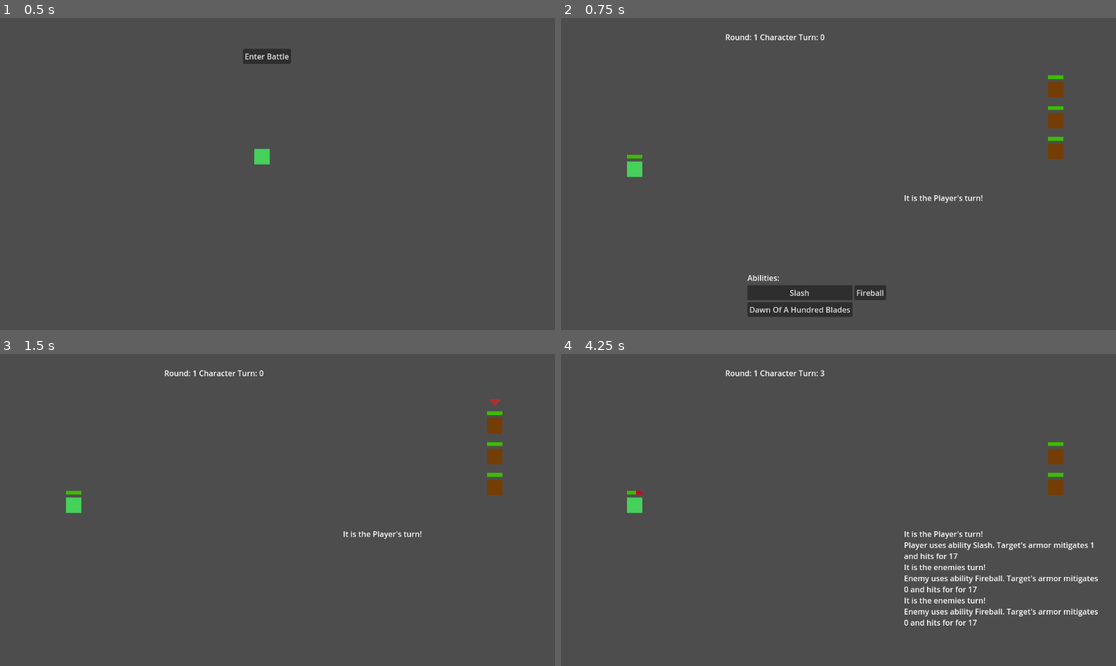
Above: before the commit, frames 1-4 (two rows, left to right).
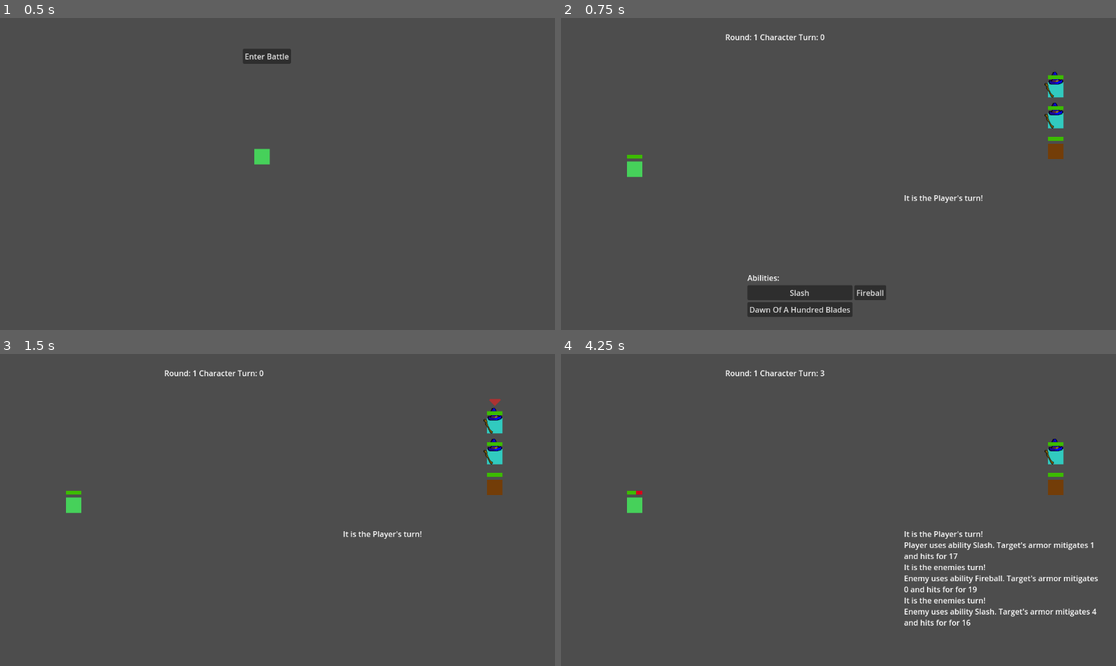
Above: after the commit, the same moments.

Repository: wildbeard/rpg
Game: Godot game, scene res://Scenes/SceneSwitcher.tscn
Same seed, same stepped clock (60 frames per second), same inputs: the game is played once before the commit and once after it.
Inputs (mouse positions are in pixels of both pictures, inside the frame that each line leads up to):
- Up to frame 1 (0.5 s): no input
- Up to frame 2 (0.75 s): click "Enter Battle" at 0.5 s
- Up to frame 3 (1.5 s): click "Slash" at 1.25 s
- Up to frame 4 (4.25 s): tap Enter (ui_accept) at 2, 2.27, 2.75, 3.02, 3.5 s; move the mouse to (960, 494) at 2.02 s; hold D (move_right) 2.03-2.78 s; click (960, 494) at 2.17 s; move the mouse to (727, 525) at 2.77 s; hold S (move_down) 2.78-3.53 s; move the mouse to (894, 441) at 3.52 s; hold D (move_right) from 3.53 s (still down)

Frame 1 is identical in both runs. In frame 2, 0.4% of the frame differs, in the area x 87-91%, y 17-36%; in frame 3, 0.4%; in frame 4, 0.6%, in the area x 61-97%, y 27-88%.

Commit message:
50:50 chance to spawn a goblin wizard

Diff:
--- a/Resources/Armor.gd
+++ b/Resources/Armor.gd
@@ -23,6 +23,5 @@
 func getDamageReduction(physical: bool = true) -> float:
 	var armorVal: float = float(self.physicalDefense if physical else self.magicalDefense)
 	var weight: float = self._getItemDefenseWeight()
-	var mit: float = armorVal / (armorVal + weight)
 
 	return (armorVal / (armorVal + self._getItemDefenseWeight()))
--- /dev/null
+++ b/Resources/Inventory/Goblin_Wizard_Noob.tres
@@ -0,0 +1,36 @@
+[gd_resource type="Resource" script_class="InventoryData" load_steps=9 format=3 uid="uid://ds7e4t6fhrjvl"]
+
+[ext_resource type="Script" path="res://Resources/Inventory/InventoryData.gd" id="1_0ha4g"]
+[ext_resource type="Resource" uid="uid://b8y1vmaqna65t" path="res://Resources/Items/LeatherBody.tres" id="1_m74fg"]
+[ext_resource type="Script" path="res://Resources/Inventory/SlotData.gd" id="2_3joab"]
+[ext_resource type="Resource" uid="uid://svqhom1qdjwv" path="res://Resources/Items/MagicHat.tres" id="3_h6c4x"]
+[ext_resource type="Resource" uid="uid://bmnek7q747xsb" path="res://Resources/Items/BasicStaff.tres" id="4_cboqx"]
+
+[sub_resource type="Resource" id="Resource_c4wq3"]
+script = ExtResource("2_3joab")
+item = ExtResource("1_m74fg")
+quantity = 1
+
+[sub_resource type="Resource" id="Resource_75nbd"]
+script = ExtResource("2_3joab")
+item = ExtResource("3_h6c4x")
+quantity = 1
+
+[sub_resource type="Resource" id="Resource_386fq"]
+script = ExtResource("2_3joab")
+item = ExtResource("4_cboqx")
+quantity = 1
+
+[resource]
+script = ExtResource("1_0ha4g")
+data = Array[ExtResource("2_3joab")]([])
+equipment = {
+"boot": null,
+"chest": SubResource("Resource_c4wq3"),
+"hand": null,
+"head": SubResource("Resource_75nbd"),
+"leg": null,
+"mainHand": SubResource("Resource_386fq"),
+"neck": null,
+"offHand": null
+}
--- /dev/null
+++ b/Resources/Inventory/TestEnemyInv.tres
@@ -0,0 +1,24 @@
+[gd_resource type="Resource" script_class="InventoryData" load_steps=5 format=3 uid="uid://unt6uy7b08aa"]
+
+[ext_resource type="Resource" uid="uid://dn5q4t8w1tqop" path="res://Resources/Items/Sword.tres" id="1_5b56p"]
+[ext_resource type="Script" path="res://Resources/Inventory/InventoryData.gd" id="1_pugp1"]
+[ext_resource type="Script" path="res://Resources/Inventory/SlotData.gd" id="2_vudjo"]
+
+[sub_resource type="Resource" id="Resource_xroij"]
+script = ExtResource("2_vudjo")
+item = ExtResource("1_5b56p")
+quantity = 1
+
+[resource]
+script = ExtResource("1_pugp1")
+data = Array[ExtResource("2_vudjo")]([])
+equipment = {
+"boot": null,
+"chest": null,
+"hand": null,
+"head": null,
+"leg": null,
+"mainHand": SubResource("Resource_xroij"),
+"neck": null,
+"offHand": null
+}
--- /dev/null
+++ b/Resources/Items/BasicStaff.tres
@@ -0,0 +1,25 @@
+[gd_resource type="Resource" script_class="Weapon" load_steps=3 format=3 uid="uid://bmnek7q747xsb"]
+
+[ext_resource type="Script" path="res://Resources/Weapon.gd" id="1_8vo71"]
+[ext_resource type="Texture2D" uid="uid://bi8gln0j7vq4n" path="res://Assets/basic-staff.png" id="2_wiit8"]
+
+[resource]
+script = ExtResource("1_8vo71")
+physicalDamage = 2
+magicalDamage = 10
+statModifiers = {
+"dexterity": 0,
+"intelligence": 6,
+"speed": 0,
+"strength": 0,
+"vitality": 0,
+"wisdom": 4
+}
+texture = ExtResource("2_wiit8")
+itemType = 6
+name = "Staff"
+description = "A slightly magical stick."
+price = 10
+rarity = 0
+maxStack = 99
+isStackable = false
--- a/Scenes/Battle/BattleScene.gd
+++ b/Scenes/Battle/BattleScene.gd
@@ -65,22 +65,30 @@
 	stats.strength = 1
 
 	for e in 3:
-		var enemy: Character = characterScene.instantiate()
+		var enemy: Character
+
+		if randi_range(0, 1) == 0:
+			enemy = load("res://Scenes/Enemies/GoblinWizard.tscn").instantiate()
+			stats.intelligence = 5
+			stats.wisdom = 5
+		else:
+			enemy = characterScene.instantiate()
+			var inventory: InventoryData = load("res://Resources/Inventory/TestEnemyInv.tres")
+			enemy.inventory = inventory
+
 		var enemyPos: Vector2 = %EnemyMarker.global_position
-		var inventory: InventoryData = InventoryData.new()
-		inventory.equipment["chest"] = load("res://Resources/Items/LeatherBody.tres")
-		enemy.inventory = inventory
-
 		enemy.characterStats = stats
 		enemy.healthComponent.health = stats.maxHp
 		enemy.healthComponent.max_health = stats.maxHp
 		enemyPos.y = enemyPos.y + (e * 64)
 		enemy.global_position = enemyPos
-		enemy.get_node("Sprite2D").modulate = Color(0.45, 0.24, 0.033)
 		enemy.abilityBook = CharacterAbilityBook.new(enemy)
 
-		enemy.abilityBook.addAbility(preload("res://Resources/Abilities/fireball.tres"))
-		# enemy.abilityBook.addAbility(preload("res://Resources/Abilities/slash.tres"))
+		if enemy is GoblinWizard:
+			enemy.abilityBook.addAbility(preload("res://Resources/Abilities/fireball.tres"))
+		else:
+			enemy.abilityBook.addAbility(preload("res://Resources/Abilities/slash.tres"))
+			enemy.get_node("Sprite2D").modulate = Color(0.45, 0.24, 0.033)
 
 		self.enemies.append(enemy)
 		add_child(enemy)
--- /dev/null
+++ b/Scenes/Enemies/GoblinWizard.gd
@@ -0,0 +1,2 @@
+extends Character
+class_name GoblinWizard
--- /dev/null
+++ b/Scenes/Enemies/GoblinWizard.tscn
@@ -0,0 +1,49 @@
+[gd_scene load_steps=8 format=3 uid="uid://dgmfk3fx0yjs"]
+
+[ext_resource type="Script" path="res://Scenes/Enemies/GoblinWizard.gd" id="1_8j4ri"]
+[ext_resource type="Texture2D" uid="uid://b7dyr8p0c3lq6" path="res://Assets/white-square.png" id="2_4x2pl"]
+[ext_resource type="Resource" uid="uid://ds7e4t6fhrjvl" path="res://Resources/Inventory/Goblin_Wizard_Noob.tres" id="2_ktlnw"]
+[ext_resource type="PackedScene" uid="uid://c8rkr1oeb2sxi" path="res://Scenes/HealthComponent.tscn" id="3_gvtl8"]
+[ext_resource type="Texture2D" uid="uid://dptfxl7d5f7tk" path="res://Assets/Magic_icon.png" id="3_t3a6w"]
+[ext_resource type="Texture2D" uid="uid://bi8gln0j7vq4n" path="res://Assets/basic-staff.png" id="5_nhiuc"]
+
+[sub_resource type="RectangleShape2D" id="RectangleShape2D_5m2sd"]
+size = Vector2(32, 32)
+
+[node name="Character" type="StaticBody2D" node_paths=PackedStringArray("healthComponent")]
+input_pickable = true
+script = ExtResource("1_8j4ri")
+healthComponent = NodePath("HealthComponent")
+inventory = ExtResource("2_ktlnw")
+
+[node name="Sprite2D" type="Sprite2D" parent="."]
+modulate = Color(0.193525, 0.793556, 0.749009, 1)
+texture = ExtResource("2_4x2pl")
+
+[node name="Hat" type="Sprite2D" parent="."]
+position = Vector2(1.78814e-07, -24)
+scale = Vector2(1.16304, 1.16304)
+texture = ExtResource("3_t3a6w")
+
+[node name="HealthComponent" parent="." instance=ExtResource("3_gvtl8")]
+
+[node name="HPBar" type="TextureProgressBar" parent="."]
+unique_name_in_owner = true
+offset_left = -16.0
+offset_top = -30.0
+offset_right = 16.0
+offset_bottom = 2.0
+scale = Vector2(1, 0.25)
+max_value = 10.0
+value = 2.0
+texture_under = ExtResource("2_4x2pl")
+texture_progress = ExtResource("2_4x2pl")
+tint_under = Color(0.854711, 0, 0.0941688, 1)
+tint_progress = Color(0.237216, 0.737493, 1.92523e-07, 1)
+
+[node name="CollisionShape2D" type="CollisionShape2D" parent="."]
+shape = SubResource("RectangleShape2D_5m2sd")
+
+[node name="Weapon" type="Sprite2D" parent="."]
+position = Vector2(-13, 1)
+texture = ExtResource("5_nhiuc")
Binary file added: Assets/basic-staff.png
Not shown, added: Assets/basic-staff.png.import
